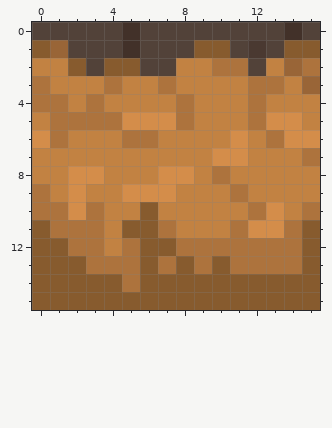
File history of a pixel-art sprite, defaultresources/global/images/tiles/Berg(U).png. That is the earlier state.
The file is 16x16 pixels.
Once edited:
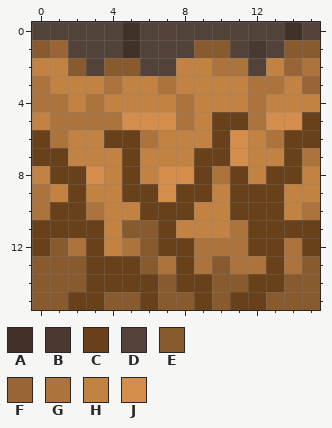
Palette (. is transparent): A #423129  B #4a3931  C #68411a  D #524239  E #875b2e  F #996537  G #ad733d  H #c28242  J #d48d4a
The exact change:
Changed rows in their new state; - is an unchanged pixel.
first column x 0:
 5 ----------CC---C
 6 C---CC----C---CC
 7 CC---C---CC---C-
 8 -CC--C---C-C-CC-
 9 --C--CC-CC-CCC--
10 -CC---CCC--CCC--
11 CCCC---C----CCCC
12 C--C---CC---CC-C
13 ---CCC--C----C--
14 ---CCCC-CC--CC--
15 --CC--C--C-CC---
Changed places in both pictures, as pixel boxes (x1, y1, x2, y2):
changed: (32, 112, 320, 310)
